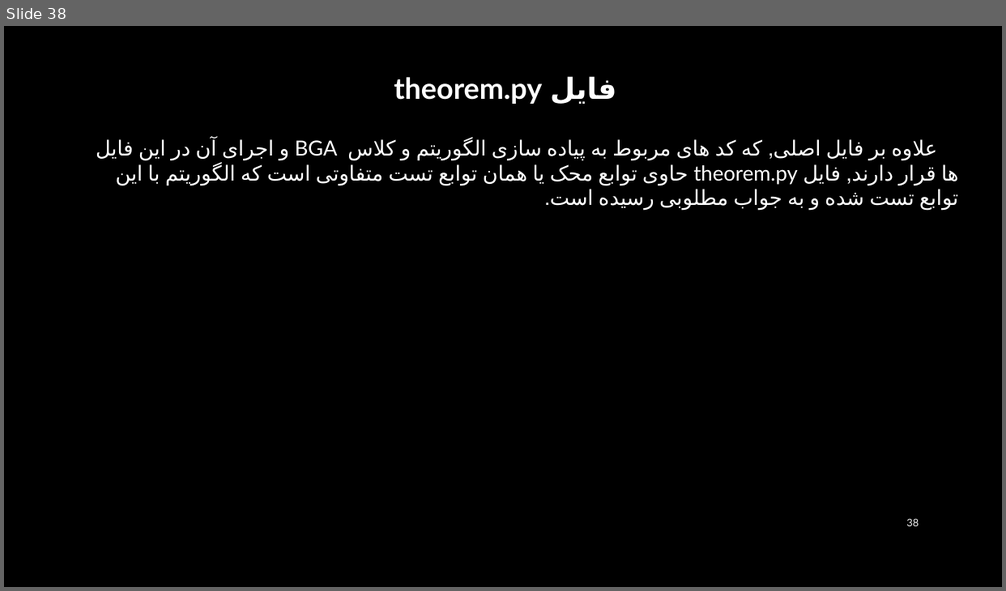
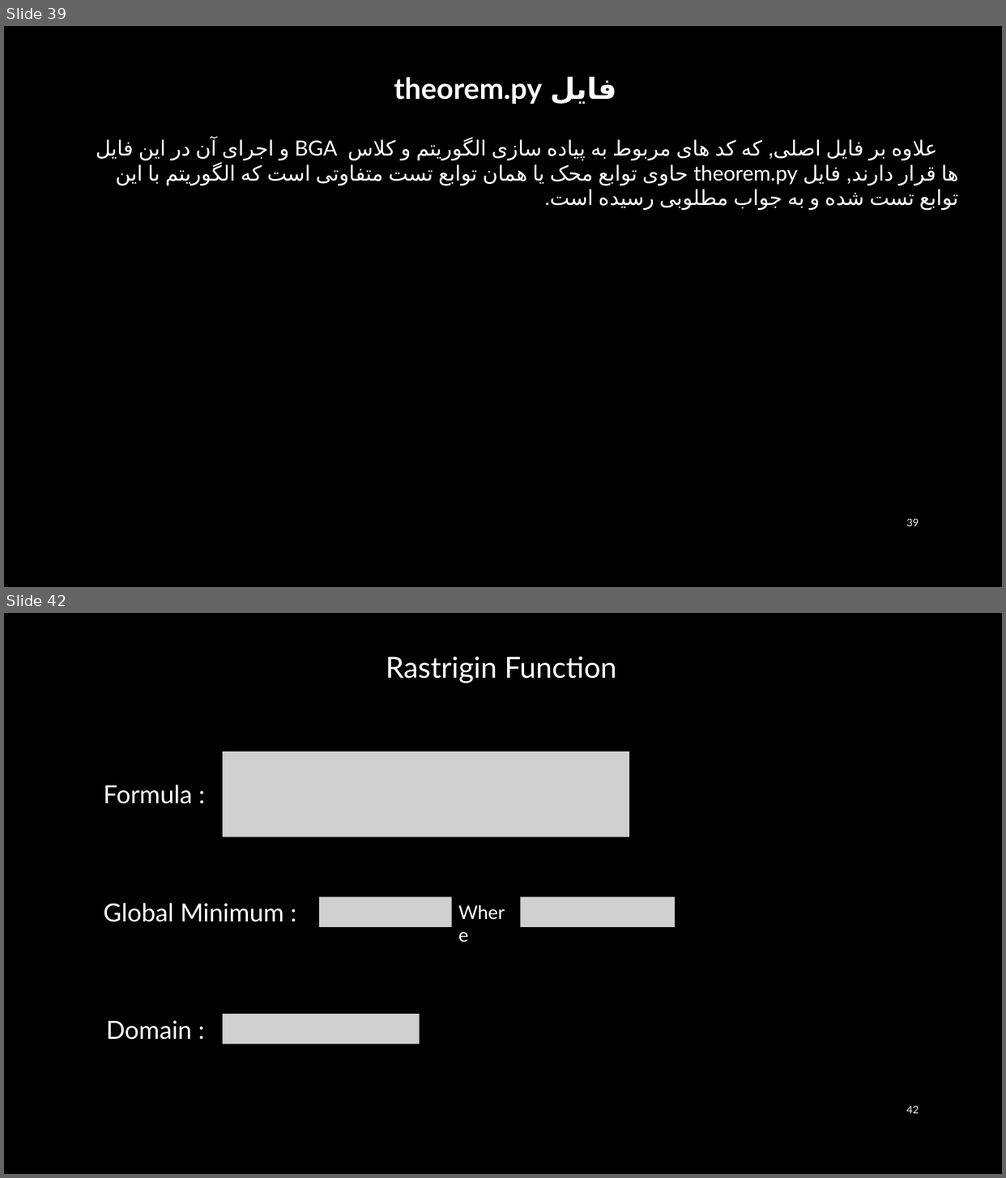
Before and after one commit to AmirAAZ818/Soft_Computing_Course, a slide deck: HW_1/BGA DOCUMENT.pptx. Shown one above the other, each under a label of ours: slide 38 before the commit, slides 39 and 42 after it; the slides between them are not shown. The pictures are 1006x591 and 1006x1178 pixels, drawn with LibreOffice and Linux fonts; fonts in the diff are those of the drawing; grey boxes stand for pictures; background and template pictures are left out. Boxes give left, top, right and bottom in pixels: in the first picture for what was removed or moved away, otherwise in the second. Text is boxed around its words. In the diff, an @@ line names an element or a change of style, - is before the commit and + after.

```diff
--- a/HW_1/BGA DOCUMENT.pptx
+++ b/HW_1/BGA DOCUMENT.pptx
@@ slide 42 added at bbox=[4, 613, 1002, 1174], background picture (left out) @@
@@ text added at bbox=[386, 656, 617, 683], 28 pt, text #FFFFFF @@
+Rastrigin Function
@@ picture added at bbox=[223, 752, 630, 837] @@
@@ text added at bbox=[104, 785, 193, 804], 24 pt, text #FFFFFF @@
+Formula :
@@ text added at bbox=[104, 903, 284, 922], 24 pt, text #FFFFFF @@
+Global Minimum :
@@ picture added at bbox=[319, 897, 452, 927] @@
@@ text added at bbox=[451, 897, 520, 927], 18 pt, text #FFFFFF @@
+Where
@@ picture added at bbox=[521, 897, 675, 927] @@
@@ text added at bbox=[106, 1020, 192, 1040], 24 pt, text #FFFFFF @@
+Domain :
@@ picture added at bbox=[223, 1014, 420, 1044] @@
@@ page number added at bbox=[906, 1105, 918, 1114], 10 pt, text #F2F2F2 @@
+42
@@ what was slide 38 is now slide 39 @@
@@ page number at bbox=[906, 518, 918, 527]: text changed @@
-38
+39
```
Also in this commit, not shown: 1 slide changed, 11 other slides added, 4 other files.
